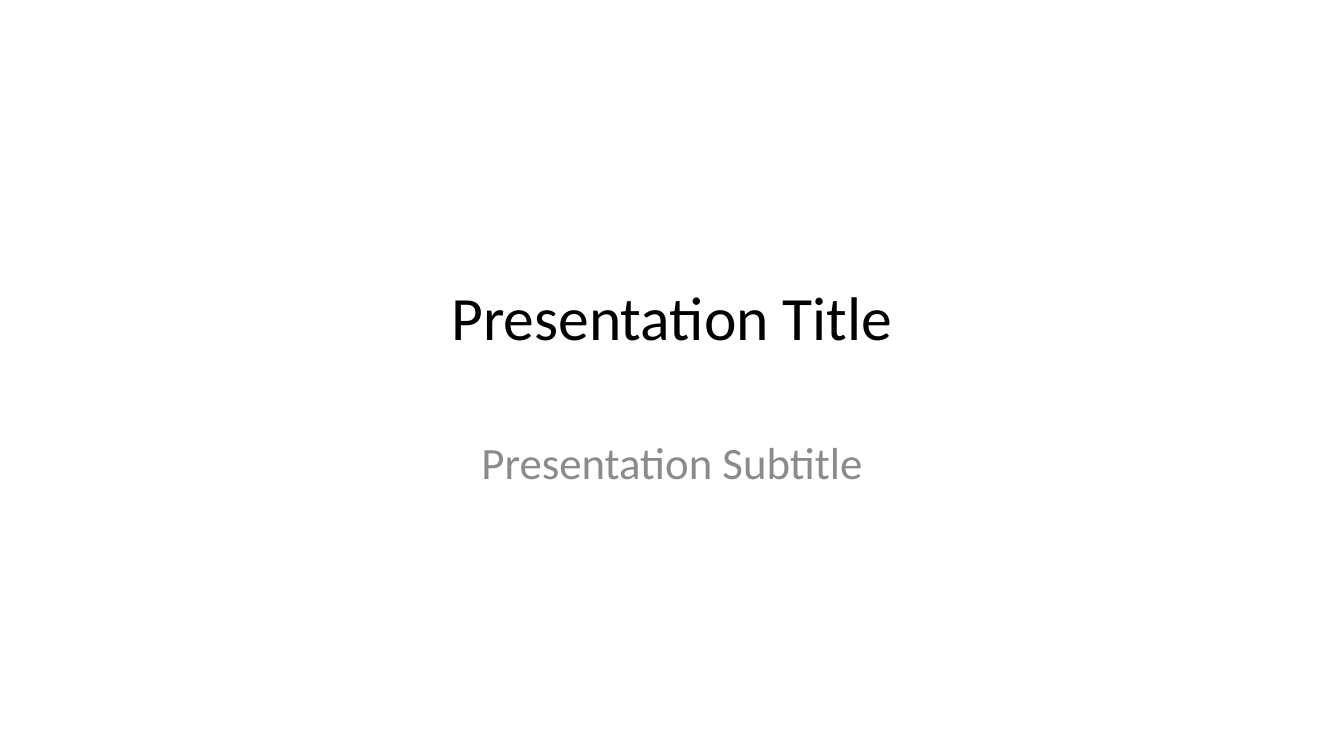
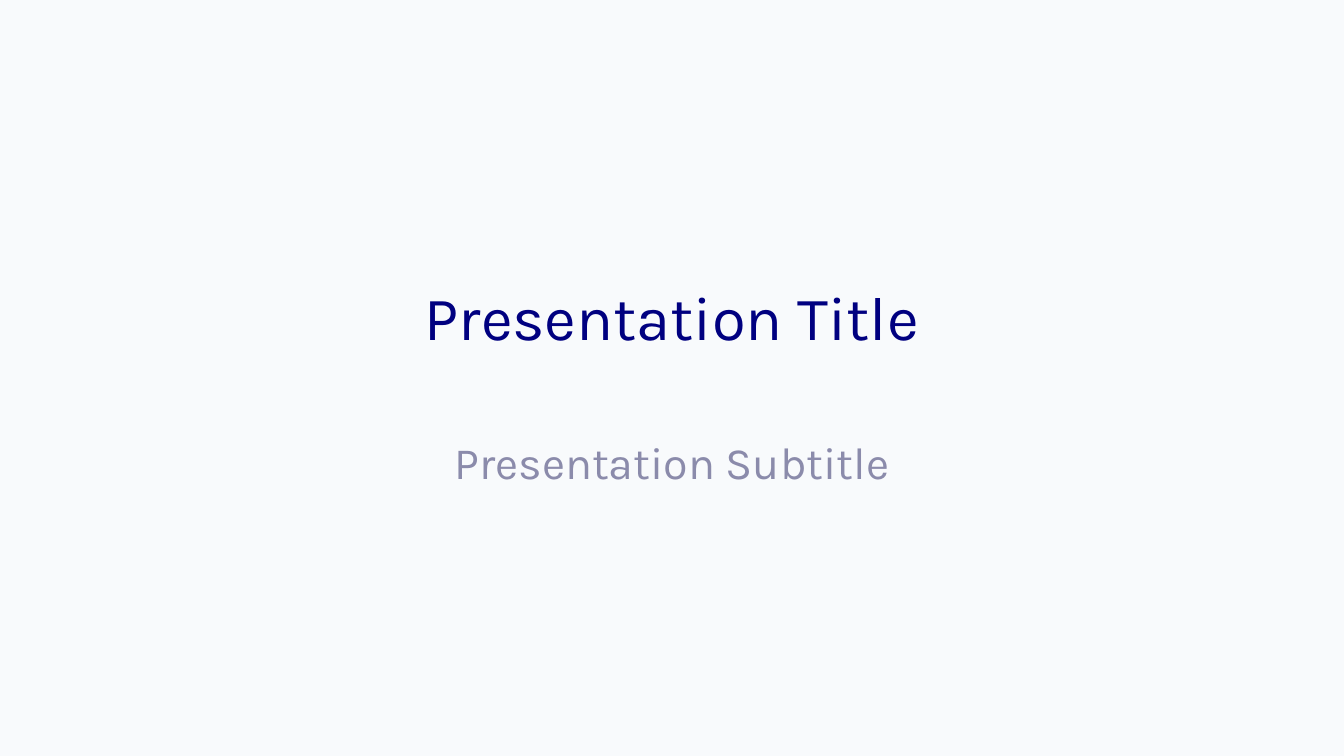
Before and after one commit to bentoavb/SpecCompiler, a slide deck: slide 1 of models/presentation/styles/default/reference.pptx. Drawn at 1344x756 pixels with LibreOffice and Linux fonts; fonts in the diff are those of the drawing. Boxes give left, top, right and bottom in pixels: in the first picture for what was removed or moved away, otherwise in the second. Text is boxed around its words. In the diff, an @@ line names an element or a change of style, - is before the commit and + after.

Commit message:
feat(pptx): add reference theme styling tool

```diff
--- a/models/presentation/styles/default/reference.pptx
+++ b/models/presentation/styles/default/reference.pptx
@@ background #FFFFFF to #F8FAFC @@
@@ title "Presentation Title" at <box>425,297,919,341</box>: font Calibri to Karla, text colour #000000 to #000080 @@
@@ subtitle "Presentation Subtitle" at <box>455,448,889,480</box>: font Calibri to Karla, text colour #8C8C8C to #8C8CAC @@
```
Also in this commit, not shown: 3 other slides changed, 2 other files.
